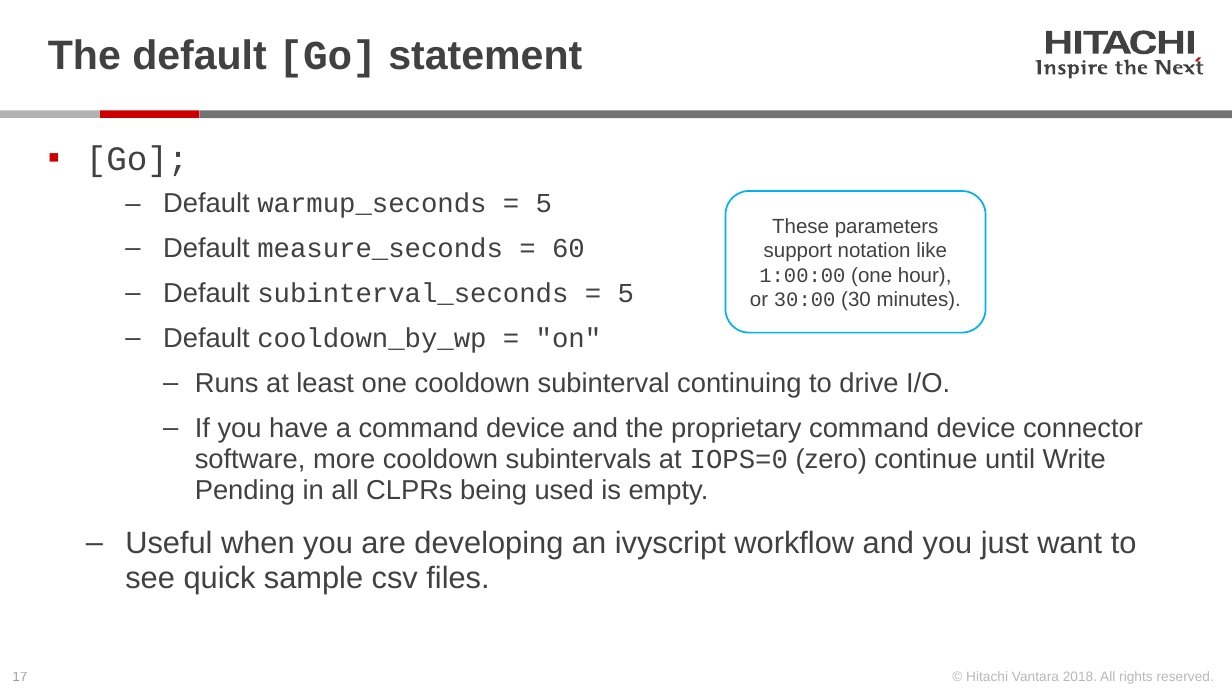
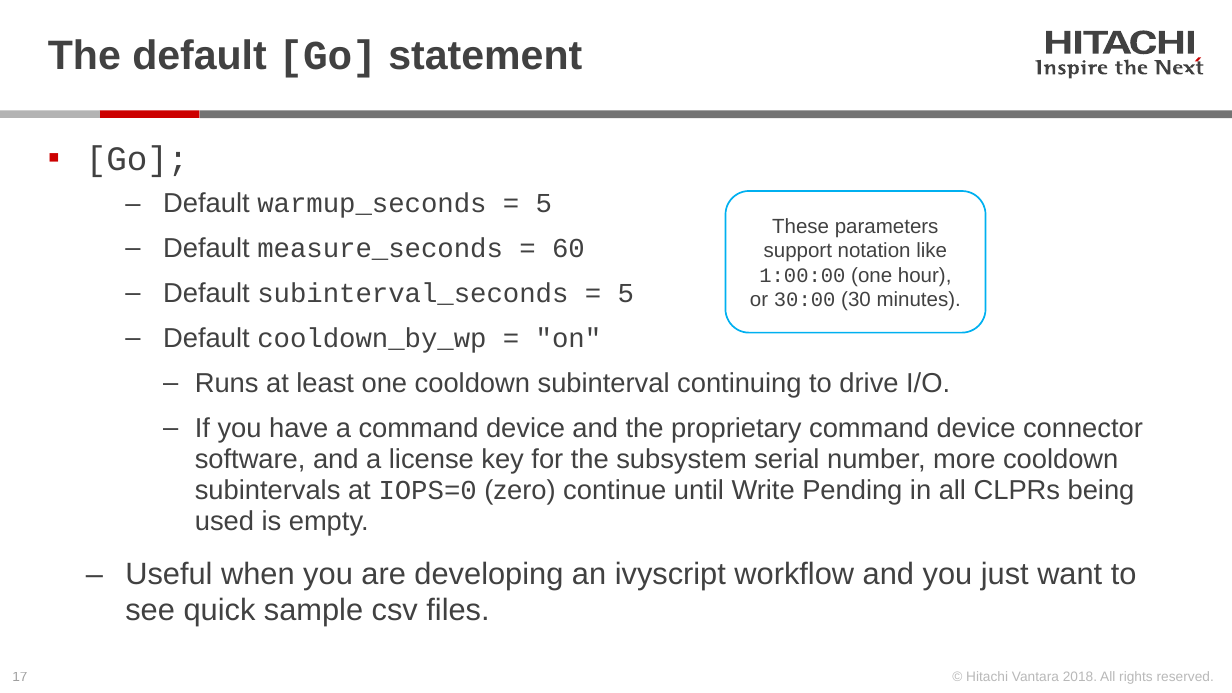
Before and after one commit to Hitachi-Data-Systems/ivy, a slide deck: slide 17 of doc/getting_started_with_ivy.pptx. Drawn at 1232x693 pixels with LibreOffice and Linux fonts; fonts in the diff are those of the drawing. Boxes give left, top, right and bottom in pixels: in the first picture for what was removed or moved away, otherwise in the second. Text is boxed around its words. In the diff, an @@ line names an element or a change of style, - is before the commit and + after.

```diff
--- a/doc/getting_started_with_ivy.pptx
+++ b/doc/getting_started_with_ivy.pptx
@@ text at <box>195,417,1143,536</box>: text changed @@
-      ‒ If you have a command device and the proprietary command device connector software, more cooldown subintervals at IOPS=0 (zero) continue until Write Pending in all CLPRs being used is empty.
+      ‒ If you have a command device and the proprietary command device connector software, and a license key for the subsystem serial number, more cooldown subintervals at IOPS=0 (zero) continue until Write Pending in all CLPRs being used is empty.
```
Also in this commit, not shown: 11 other slides changed, 16 other files.
